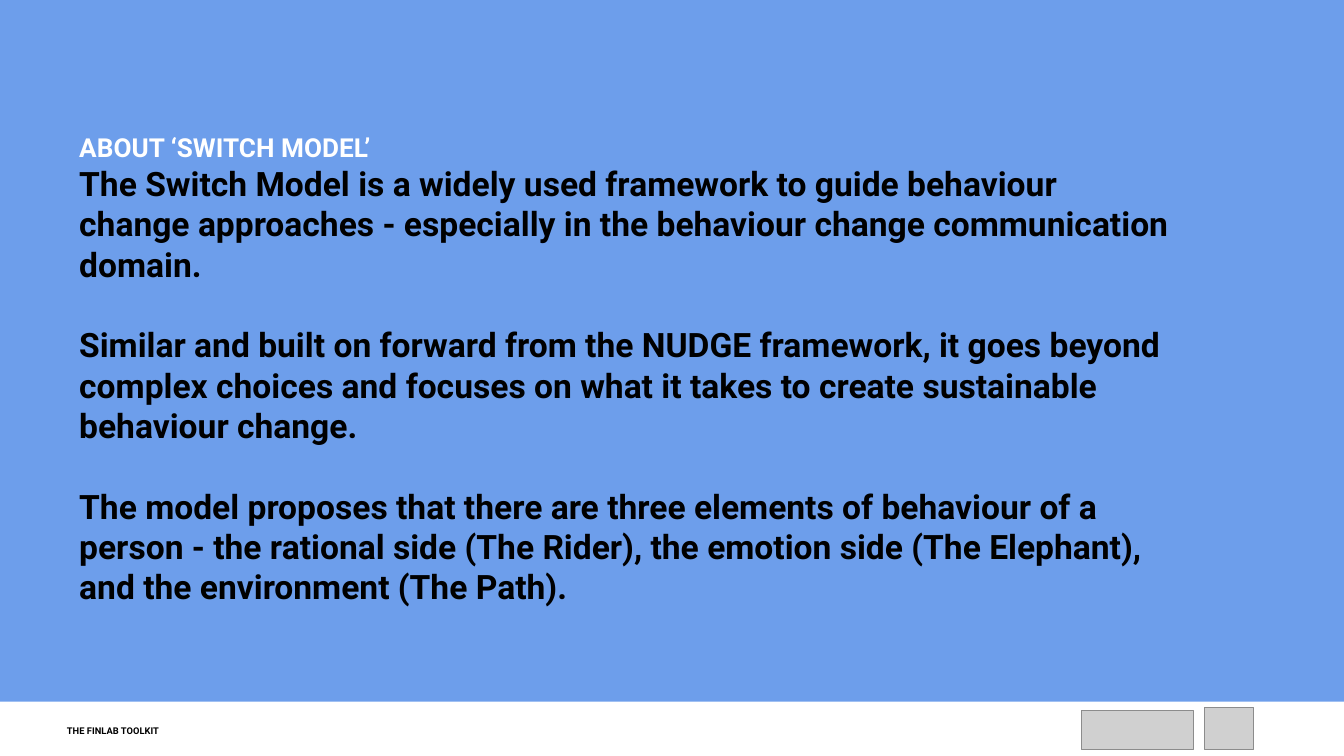
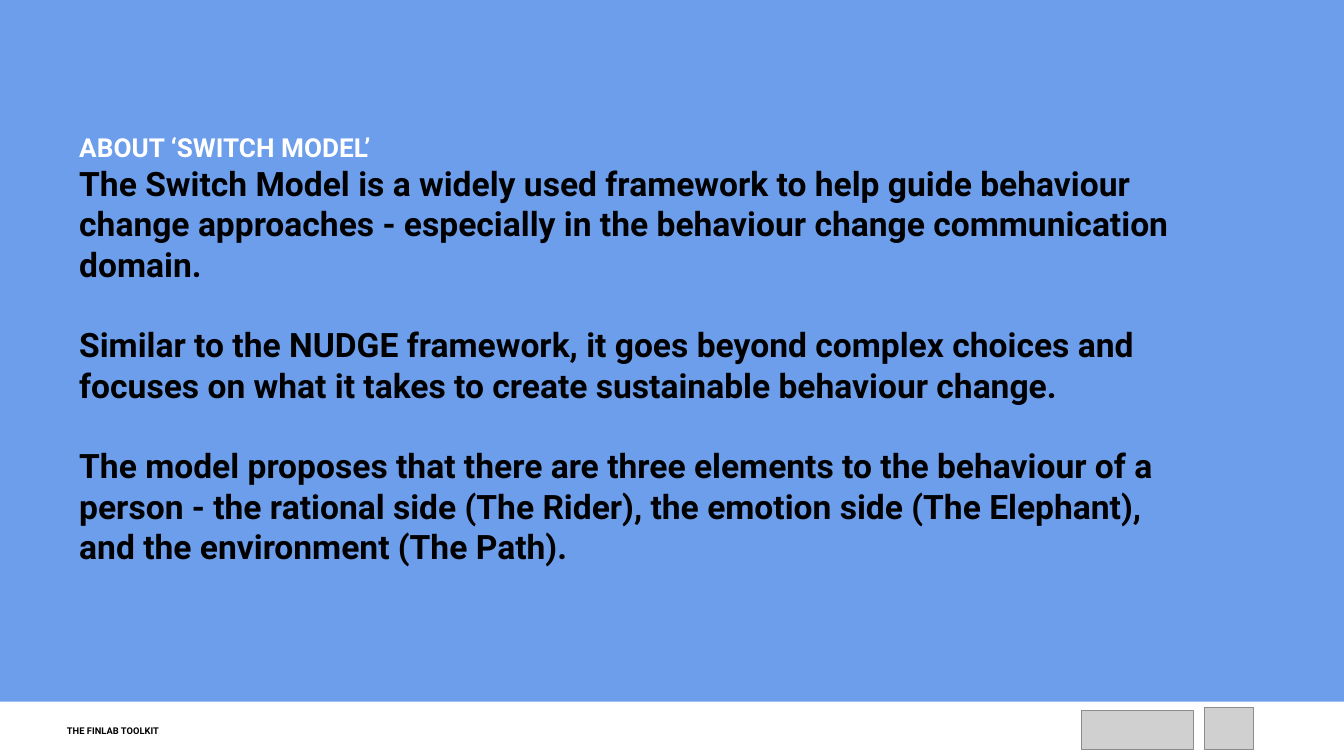
Before and after one commit to finlab-uncdf/finlab-uncdf.github.io, a slide deck: slide 2 of files/tools/decks/SWITCH Framework_FacilitationDeck.pptx. Drawn at 1344x756 pixels with LibreOffice and Linux fonts; fonts in the diff are those of the drawing; grey boxes stand for pictures. Boxes give left, top, right and bottom in pixels: in the first picture for what was removed or moved away, otherwise in the second. Text is boxed around its words. In the diff, an @@ line names an element or a change of style, - is before the commit and + after.

```diff
--- a/files/tools/decks/SWITCH Framework_FacilitationDeck.pptx
+++ b/files/tools/decks/SWITCH Framework_FacilitationDeck.pptx
@@ text at bbox=[79, 170, 1168, 567]: text changed @@
-The Switch Model is a widely used framework to guide behaviour change approaches - especially in the behaviour change communication domain.
-Similar and built on forward from the NUDGE framework, it goes beyond complex choices and focuses on what it takes to create sustainable behaviour change.
-The model proposes that there are three elements of behaviour of a person - the rational side (The Rider), the emotion side (The Elephant), and the environment (The Path).
+The Switch Model is a widely used framework to help guide behaviour change approaches - especially in the behaviour change communication domain.
+Similar to the NUDGE framework, it goes beyond complex choices and focuses on what it takes to create sustainable behaviour change.
+The model proposes that there are three elements to the behaviour of a person - the rational side (The Rider), the emotion side (The Elephant), and the environment (The Path).
```
Also in this commit, not shown: 9 other slides changed, 6 other files.
